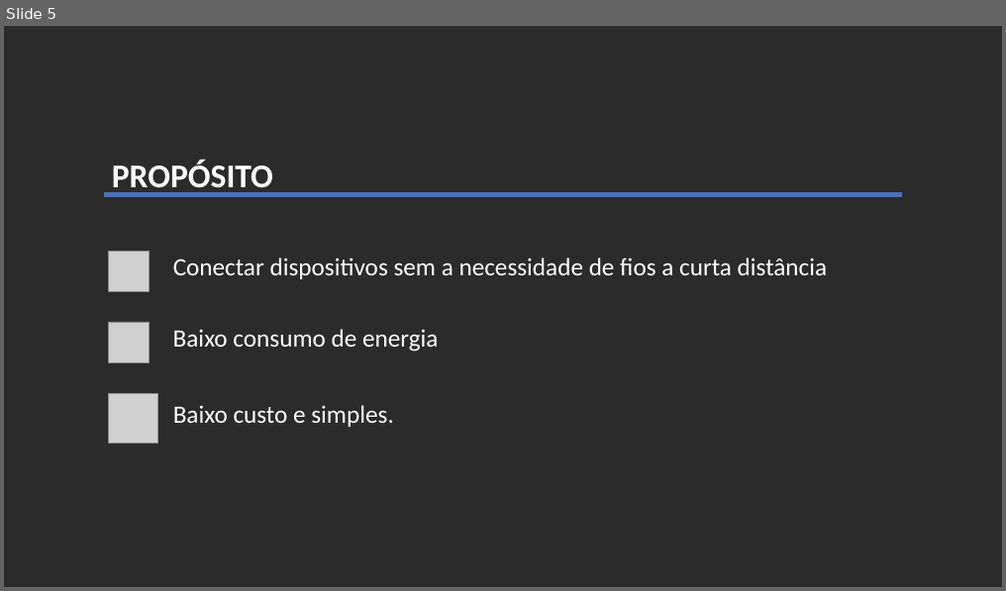
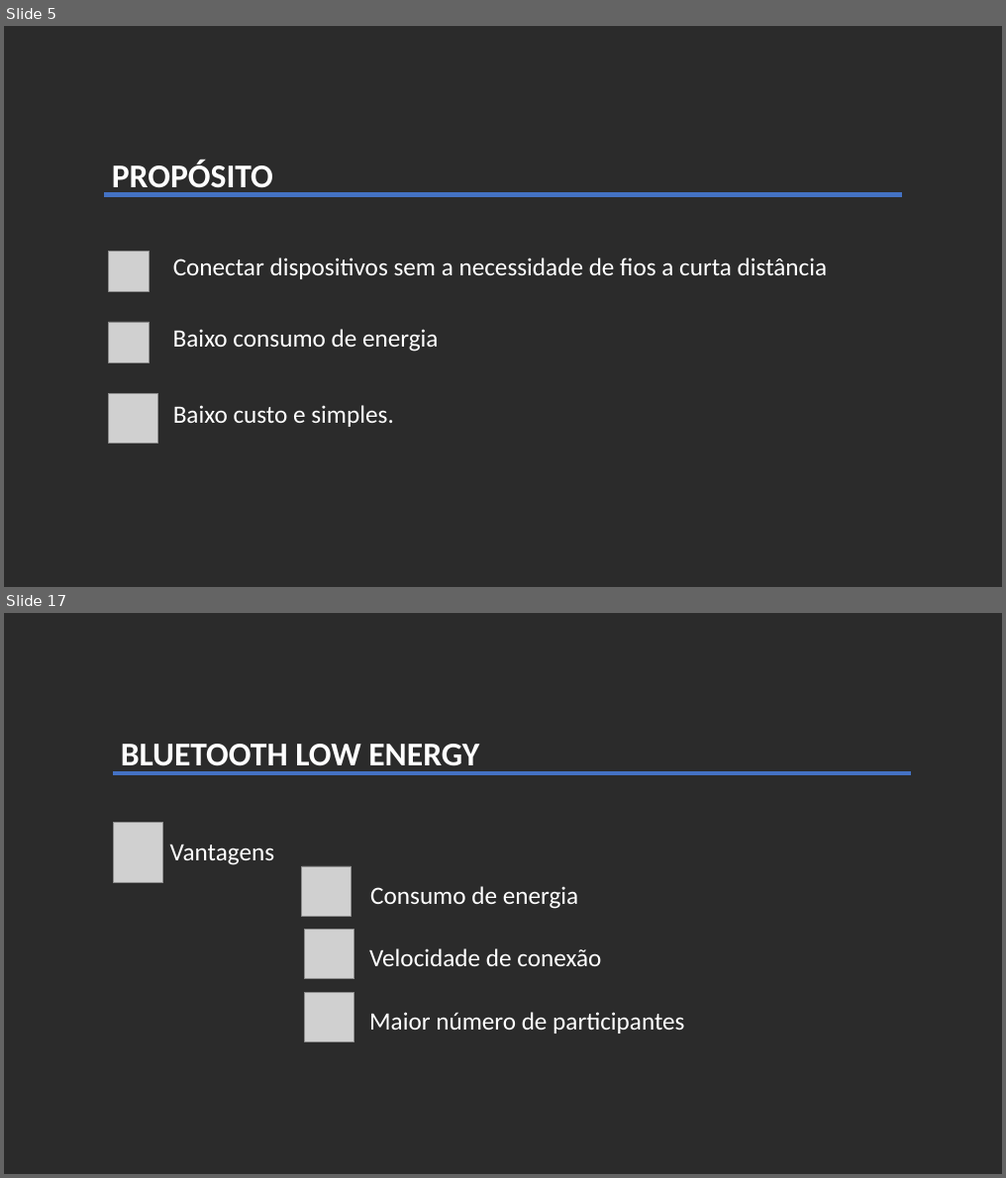
Before and after one commit to VandersonSenai/MODULO03, a slide deck: IoT/Apresentação Protocolos IoT BT.pptx. Shown one above the other, each under a label of ours: slide 5 before the commit, slides 5 and 17 after it; the slides between them are not shown. The pictures are 1006x591 and 1006x1178 pixels, drawn with LibreOffice and Linux fonts; fonts in the diff are those of the drawing; grey boxes stand for pictures; background and template pictures are left out; a plain dark background stands for a picture behind light text. Boxes give left, top, right and bottom in pixels: in the first picture for what was removed or moved away, otherwise in the second. Text is boxed around its words. In the diff, an @@ line names an element or a change of style, - is before the commit and + after.

```diff
--- a/IoT/Apresentação Protocolos IoT BT.pptx
+++ b/IoT/Apresentação Protocolos IoT BT.pptx
@@ slide 17 added at box(4, 613, 1002, 1174), background picture (left out) @@
@@ subtitle added at box(121, 744, 479, 774), 32 pt, text #FFFFFF, bold @@
+BLUETOOTH LOW ENERGY
@@ line added from (113, 773) to (911, 773), #4472C4 4.5 pt @@
@@ group added at box(113, 823, 684, 1043): 4 texts, 4 pictures @@
+Vantagens
+Consumo de energia
+Velocidade de conexão
+Maior número de participantes
```
Also in this commit, not shown: 5 slides changed, 11 other slides added, 4 slides removed, 6 other files.
